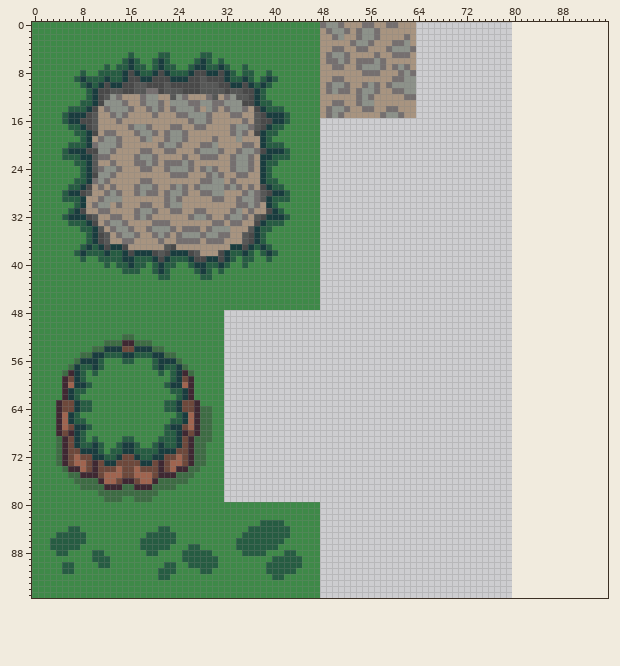
File history of a pixel-art file, Assets/Cute_Fantasy_Free/Tiles/Path_Tile.ase. Above: the version before the commit.
80x96 pixels, 1 frame. Colours within 5 levels of each other are drawn and written as one. The old version is drawn lined up with the new one, on the new canvas.
New version:
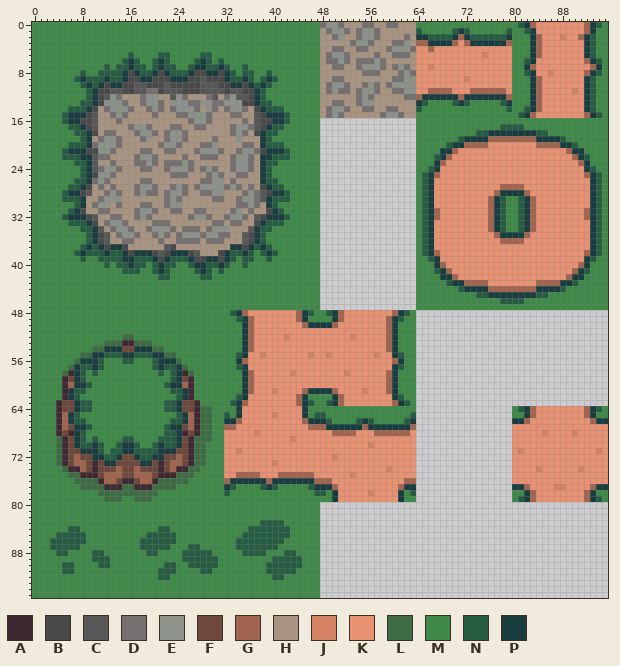
Palette (. is transparent): A #3f2832  B #494949  C #565756  D #756f6f  E #8d928a  F #6d483b  G #a0644f  H #a89480  J #d38264  K #e99273  L #3d6c43  M #3e8948  N #265c42  P #193c3e
Commit message: [UPDATE] caminos de tierra
The exact change:
canvas 80x96 -> 96x96
y 0: x 64..95 ................................ -> MMMMMMMMMMMMMMMMMNPGKKKKKKKKGPNM
y 1: x 64..95 ................................ -> NMMMMMNPNMMMMMMNMMNPKKKKKKKKGPMM
y 2: x 64..95 ................................ -> PPNNNNPGPNNNNNNPMMMPGKKKJKKGPNMM
y 3: x 64..95 ................................ -> GGPPPPGKGPPPPPPGMMMPGKKKKKKKPNMM
y 4: x 64..95 ................................ -> KKGKKKKKKKKKKKKKMMMPGKKKKKKKPNMM
y 5: x 64..95 ................................ -> KKKKKKKKKKKJKKKKMMMPGKKKKKKKPNMM
y 6: x 64..95 ................................ -> KKKKKKKKKKKKKKKKMMNPKKKKKKKKGPNM
y 7: x 64..95 ................................ -> KKJKKKKKKKKKKKKKMMPGKKKKKKKKKGPM
y 8: x 64..95 ................................ -> KKKKKKKKKKKKKKKKMMNPKKJKKKKKGPNM
y 9: x 64..95 ................................ -> KKKKKKKKJKKKKKKKMMMPGKKKKKKKPNMM
y 10: x 64..95 ................................ -> KKKKKKKKKKKKKKKKMMMPGKKKKKKKPNMM
y 11: x 64..95 ................................ -> KKGGGGKKKGGGGGGKMMMPGKKKKKJKPNMM
y 12: x 64..95 ................................ -> GPPPPPPGPPPPPPPGMMMPGKKKKKKKPNMM
y 13: x 64..95 ................................ -> PNMMMMNPNMMMMMNPMMMPGKKKKKKKPNMM
y 14: x 64..95 ................................ -> NMMMMMMMMMMMMMMNMMNPGKKKKKKKPNMM
y 15: x 64..95 ................................ -> MMMMMMMMMMMMMMMMMNPGKKKKKKKKGPNM
y 16: x 64..95 ................................ -> MMMMMMMMMMMMMMMMMMMMMMMMMMMMMMMM
y 17: x 64..95 ................................ -> MMMMMMMMMMMMMMNNNNMMMMMMMMMMMMMM
y 18: x 64..95 ................................ -> MMMMMMMMMMNNPPPPPPPPNNMMMMMMMMMM
y 19: x 64..95 ................................ -> MMMMMMMNPPPPGGGGGGGGPPPPNMMMMMMM
y 20: x 64..95 ................................ -> MMMMMNPPGGGGKKKKKKKKGGGGPPNMMMMM
y 21: x 64..95 ................................ -> MMMMPPGKKKKKKKKKKKKKKKKKKGPPMMMM
y 22: x 64..95 ................................ -> MMMNPGKKKKKKKKKKKKKKKKKKKKGPNMMM
y 23: x 64..95 ................................ -> MMMPGKKKKKKKKKKKKKKKKKKKKKKGPMMM
y 24: x 64..95 ................................ -> MMNPKKKKKKKKKKKKKKKKKKKKKKKKPNMM
y 25: x 64..95 ................................ -> MNPGKKKKKKKKKKKKKKKKKKKKKKKKGPNM
y 26: x 64..95 ................................ -> MNPKKKKKKKKKKKKKKKKKKKKKKKKKKPNM
y 27: x 64..95 ................................ -> MNPKKKKKKKKKKKGGGGKKKKKKKKKKKPNM
y 28: x 64..95 ................................ -> MNPKKKKKKKKKKGPPPPGKKKKKKKKKKPNM
y 29..30: x 64..95 ................................ -> MNPKKKKKKKKKGPNMMNPGKKKKKKKKKPNM
y 31..32: x 64..95 ................................ -> MNPGKKKKKKKKGPNMMNPGKKKKKKKKGPNM
y 33..34: x 64..95 ................................ -> MNPKKKKKKKKKGPNMMNPGKKKKKKKKKPNM
y 35: x 64..95 ................................ -> MNPKKKKKKKKKKGPPPPGKKKKKKKKKKPNM
y 36: x 64..95 ................................ -> MNPKKKKKKKKKKKGGGGKKKKKKKKKKKPNM
y 37: x 64..95 ................................ -> MNPKKKKKKKKKKKKKKKKKKKKKKKKKKPNM
y 38: x 64..95 ................................ -> MNPGKKKKKKKKKKKKKKKKKKKKKKKKGPNM
y 39: x 64..95 ................................ -> MMNPKKKKKKKKKKKKKKKKKKKKKKKKPNMM
y 40: x 64..95 ................................ -> MMMPGKKKKKKKKKKKKKKKKKKKKKKGPMMM
y 41: x 64..95 ................................ -> MMMNPGKKKKKKKKKKKKKKKKKKKKGPNMMM
y 42: x 64..95 ................................ -> MMMMPPGKKKKKKKKKKKKKKKKKKGPPMMMM
y 43: x 64..95 ................................ -> MMMMMNPPGGGGKKKKKKKKGGGGPPNMMMMM
y 44: x 64..95 ................................ -> MMMMMMMNPPPPGGGGGGGGPPPPNMMMMMMM
y 45: x 64..95 ................................ -> MMMMMMMMMMNNPPPPPPPPNNMMMMMMMMMM
y 46: x 64..95 ................................ -> MMMMMMMMMMMMMMNNNNMMMMMMMMMMMMMM
y 47: x 64..95 ................................ -> MMMMMMMMMMMMMMMMMMMMMMMMMMMMMMMM
y 48: x 32..63 ................................ -> MNPGKKKKKKKKGPNMMNPGKKKKKKKKGPNM
y 49: x 32..63 ................................ -> MMNPGKKKKKKKGPMMMMPGKKKKKKKGPNMM
y 50: x 32..63 ................................ -> MMMPGKKKKKKKKGPPPPGKKKKKKKKGPMMM
y 51: x 32..63 ................................ -> MMMPGKKKKKKKKKKKKKKKKKKKKKKGPMMM
y 52: x 32..63 ................................ -> MMMPGKKKKKJKKKKKKKKKKJKKKKKGPMMM
y 53..54: x 32..63 ................................ -> MMMPGKKKKKKKKKKKKKKKKKKKKKKGPMMM
y 55: x 32..63 ................................ -> MMNPKKJKKKKKKKJKKJKKKKKKKJKKPNMM
y 56: x 32..63 ................................ -> MMPGKKKKKKKKKKKKKKKKKKKKKKKKGPMM
y 57: x 32..63 ................................ -> MMNPKKKKKKKKKKKKKKKKKKKKKKKKPNMM
y 58: x 32..63 ................................ -> MMMPGKKKKKKJKKKKKKKKJKKKKKKGPMMM
y 59..60: x 32..63 ................................ -> MMMPGKKKKKKKKKKKKKKKKKKKKKKGPMMM
y 61: x 32..63 ................................ -> MMMPGKKKJKKKKGPPPPGKKKKJKKKGPMMM
y 62: x 32..63 ................................ -> MMNPKKKKKKKKGPMMMMPGKKKKKKKKPNMM
y 63: x 32..63 ................................ -> MNPGKKKKKKKKGPNMMNPGKKKKKKKKGPNM
y 64: x 32..63 ................................ -> MMPKKKKKKKKKKPMMMMMMMMMMMMMMMMMM; x 80..95 ................ -> MNPGKKKKKKKKGPNM
y 65: x 32..63 ................................ -> NMPKKKKKJKKKKPMNNMMMMMMMMMMMMMMN; x 80..95 ................ -> MMPGKKKKKKKKGPMM
y 66: x 32..63 ................................ -> PPGKKKKKKKKKKGPPPNMMMMNPNMMMMMNP; x 80..95 ................ -> PPGKKKKKKKKKKGPP
y 67: x 32..63 ................................ -> GGKKKKKKKKKKKKGGGPPPPPPGPPPPPPPG; x 80..95 ................ -> KKKKKKKKKKKKKKKK
y 68: x 32..63 ................................ -> KKKKKJKKKKKKKKKKKKGGGGKKKGGGGGGK; x 80..95 ................ -> KKKKKJKKKKJKKKKK
y 69: x 32..63 ................................ -> KKKKKKKKKKKJKKKKKKKKKKKKKKKKKKKK; x 80..95 ................ -> KKKKKKKKKKKKKKKK
y 70: x 32..63 ................................ -> KKKKKKKKKKKKKKKKKKKKKKKKJKKKKKKK; x 80..95 ................ -> KKKKKKKKKKKKKKKK
y 71: x 32..63 ................................ -> KKJKKKKKKKKKKKKKKKKKKKKKKKKKKKKK; x 80..95 ................ -> KJKKKKKKKKKKKKJK
y 72: x 32..63 ................................ -> KKKKKKKKKKKKKKKKKKJKKKKKKKKKKKKK; x 80..95 ................ -> KKKKKKKKKKKKKKKK
y 73: x 32..63 ................................ -> KKKKKKKKJKKKKKKKKKKKKKKKKKKKKKKK; x 80..95 ................ -> KKKKKKKKKKKKKKKK
y 74: x 32..63 ................................ -> KKKKKKKKKKKKKKKKKKKKKKKKKKKJKKKK; x 80..95 ................ -> KKKKJKKKKKKJKKKK
y 75: x 32..63 ................................ -> KKGGGGKKKGGGGGGKKKKKKJKKKKKKKKKK; x 80..95 ................ -> KKKKKKKKKKKKKKKK
y 76: x 32..63 ................................ -> GPPPPPPGPPPPPPPGGGKKKKKKKKKKKKGG; x 80..95 ................ -> KKKKKKKKKKKKKKKK
y 77: x 32..63 ................................ -> PNMMMMNPNMMMMMNPPPGKKKKKKKKKKGPP; x 80..95 ................ -> PPGKKKKJJKKKKGPP
y 78: x 32..63 ................................ -> NMMMMMMMMMMMMMMNNMPKKKKKJKKKKPMN; x 80..95 ................ -> MMPGKKKKKKKKGPMM
y 79: x 32..63 ................................ -> MMMMMMMMMMMMMMMMMMPKKKKKKKKKKPMM; x 80..95 ................ -> MNPGKKKKKKKKGPNM
Where, in picture pixels (left, top, right, bottom), the same in both pictures:
added: (224, 22, 608, 502)
